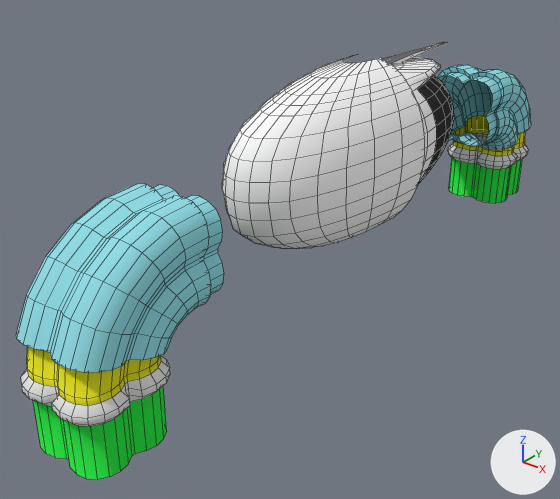
The Blender file Content/Models/Objects/Bridge/Bridge.blend: old version first, new version second.
Both versions are drawn from a camera (50 mm lens) standing at (1.8, -2.73, 1.23) and looking at (-0.16, -0.29, -0.28). Lighting does not change. The marker at lower right points along +X, +Y and +Z. Mesh edges are drawn as thin lines.
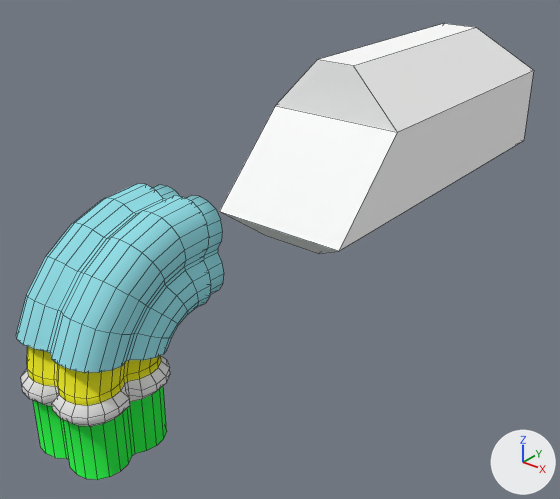
Pixel boxes [x1, y1, x2, y2] of what changed, in the pictures (560 x 499 px):
'Plane', reshaped: before [16, 42, 531, 480]; after [16, 23, 534, 480]
part 1 of me_plane, rebuilt: before [384, 42, 454, 184]; after [219, 23, 534, 254]
part 2 of me_plane, deleted: before [438, 65, 531, 203]
part 3 of me_plane, deleted: before [222, 57, 424, 249]

Diff of the bpy script that builds the scene:
```diff
--- a/Content/Models/Objects/Bridge/Bridge.blend.py
+++ b/Content/Models/Objects/Bridge/Bridge.blend.py
@@ me_plane @@
 # used by ob_plane; location = (0.0, 0.0, 0.0); rotation_euler = (0.0, 0.0, 1.571), in degrees (0, 0, 90); scale = (0.105, 0.105, 0.105)
-me_plane.from_pydata(...)  # 2371 vertices, 2304 faces; spans x -15.7..16.1, y -2.8..2.8, z -4.8..5.0
+me_plane.from_pydata(...)  # 808 vertices, 767 faces; spans x -15.7..11.6, y -2.9..2.9, z -4.8..5.2
+# me_plane part 1: the loose piece of 514 vertices spanning x -6.6..7.8, y -2.5..2.5, z -1.7..4.6 is rebuilt with 16 vertices and now spans x -4.9..11.6, y -2.9..2.9, z -1.5..5.2, in mat_mat_hull (white #ffffff)
+# me_plane part 2: the loose piece of 792 vertices spanning x 10.0..16.1, y -1.9..1.9, z -4.8..2.8 is deleted
+# me_plane part 3: the loose piece of 273 vertices spanning x -7.2..1.2, y -2.8..2.8, z -2.2..5.0 is deleted
 me_plane.materials.append(mat_mat_cyan_metal)
@@ me_plane @@
 me_plane.materials.append(mat_mat_hull)
-me_plane.materials.append(mat_mat_cockpit)  # black #363636
```
